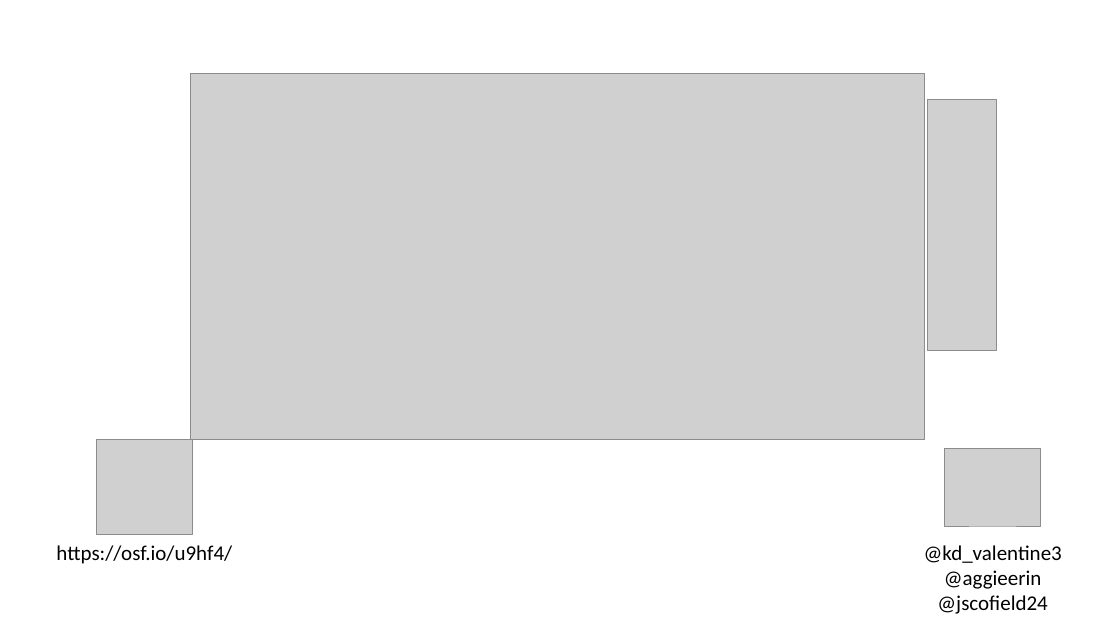
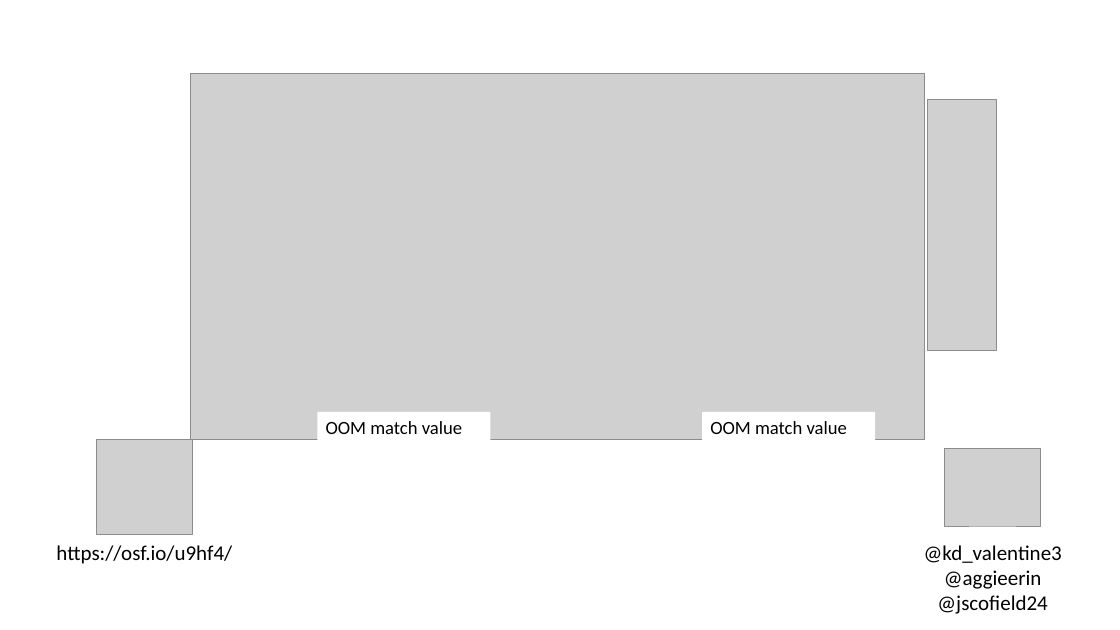
Before and after one commit to doomlab/Alt-NHST, a slide deck: slide 2 of SIPS.2018.LT.pptx. Drawn at 1120x630 pixels with LibreOffice and Linux fonts; fonts in the diff are those of the drawing; grey boxes stand for pictures. Boxes give left, top, right and bottom in pixels: in the first picture for what was removed or moved away, otherwise in the second. Text is boxed around its words. In the diff, an @@ line names an element or a change of style, - is before the commit and + after.

Commit message:
sips

```diff
--- a/SIPS.2018.LT.pptx
+++ b/SIPS.2018.LT.pptx
@@ rectangle added at (318, 413, 491, 444), fill #FFFFFF, 16 pt, text #000000 @@
+OOM match value
@@ rectangle added at (702, 413, 875, 444), fill #FFFFFF, 16 pt, text #000000 @@
+OOM match value
```
